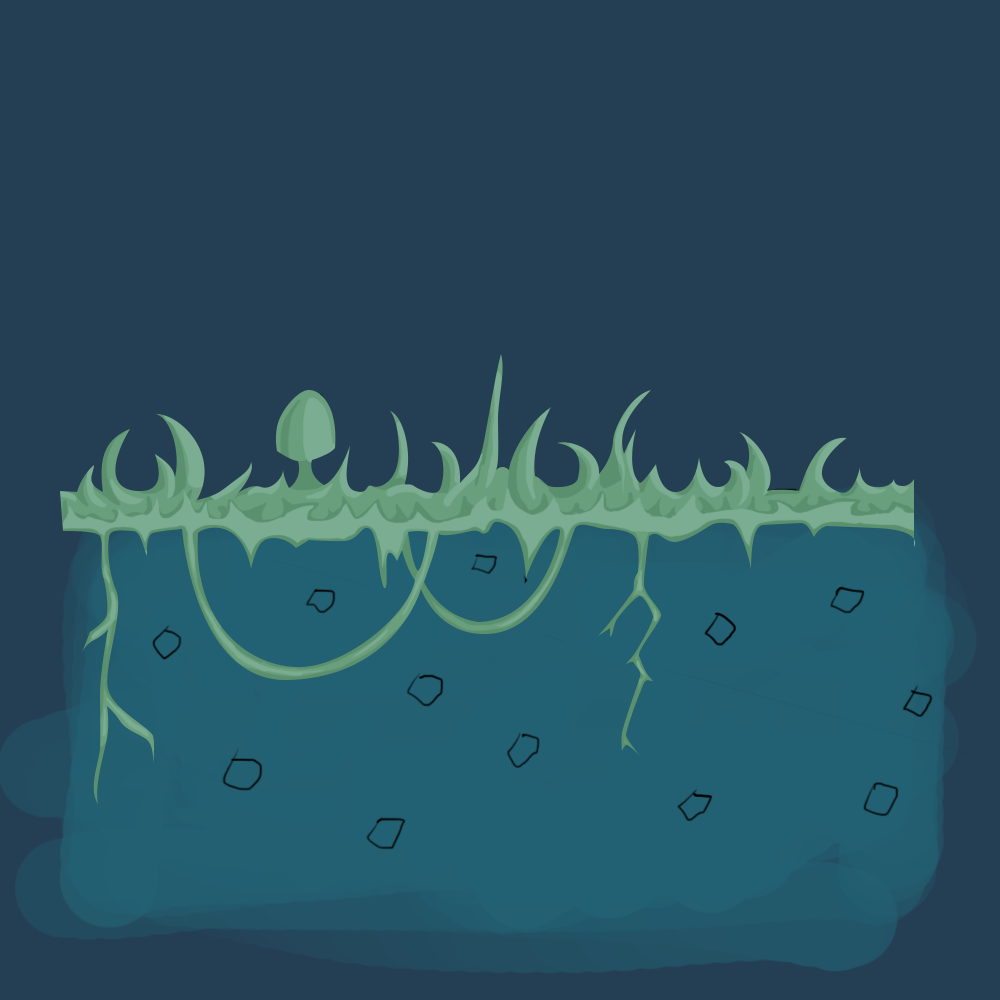
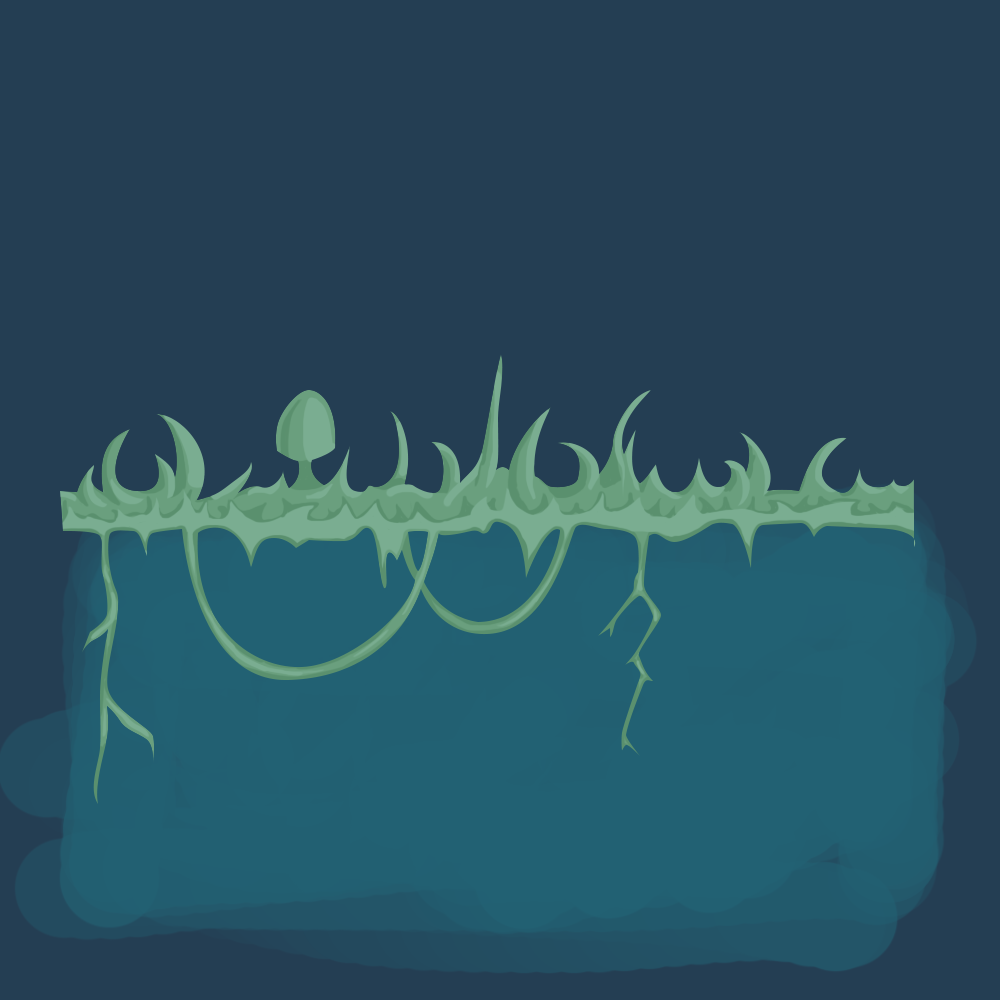
Two versions of the same layered image (1000×1000). Layer-by-layer changes:
removed layer "Layer 1" from group "Group 1" over [left=60, top=354, right=978, bottom=850]
painted on "Shape 1" over [left=60, top=354, right=915, bottom=804]
removed layer "Layer 11 copy" over [left=152, top=393, right=978, bottom=850]
added group "Group 3" with 5 layers above "Background" over [left=60, top=366, right=910, bottom=850]
